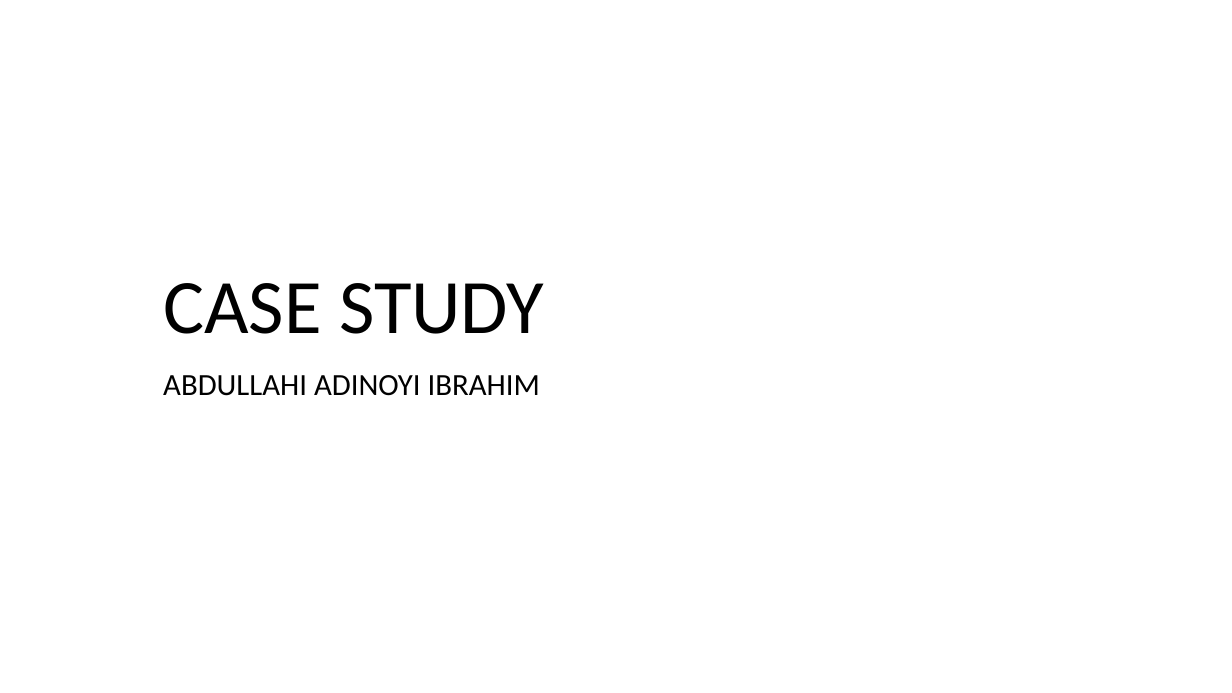
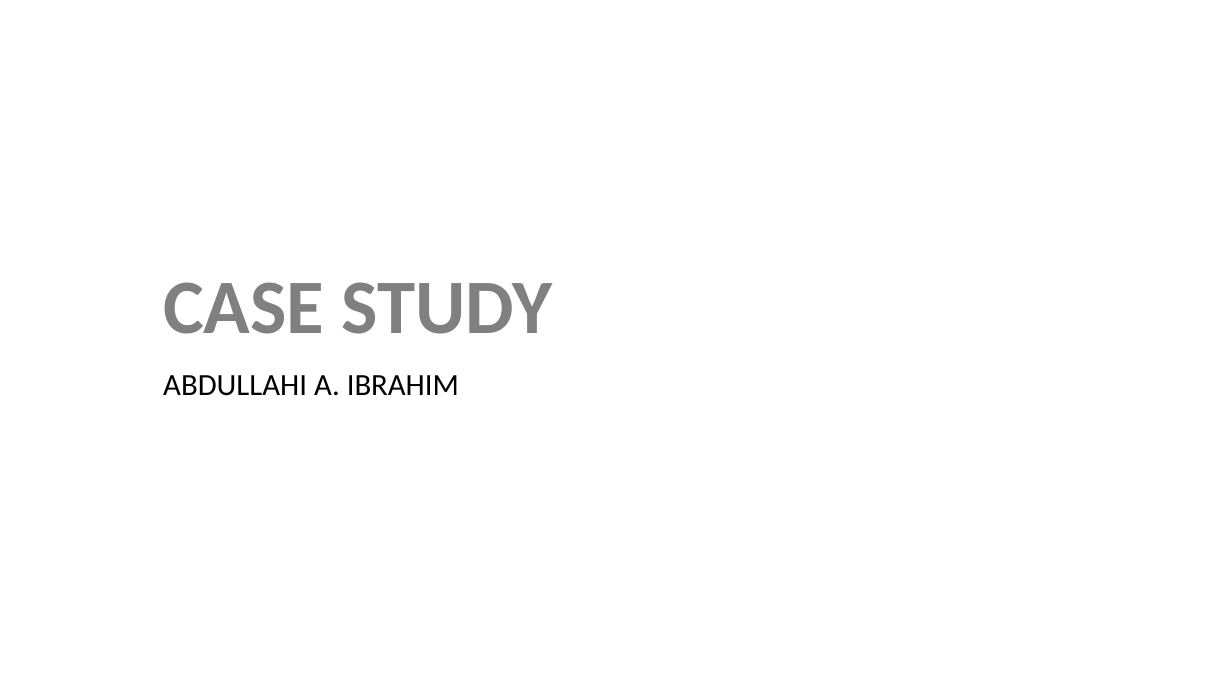
Before and after one commit to aadinoyiibrahim/income, a slide deck: slide 1 of slide/abdul_presentation.pptx. Drawn at 1232x693 pixels with LibreOffice and Linux fonts; fonts in the diff are those of the drawing. Boxes give left, top, right and bottom in pixels: in the first picture for what was removed or moved away, otherwise in the second. Text is boxed around its words. In the diff, an @@ line names an element or a change of style, - is before the commit and + after.

```diff
--- a/slide/abdul_presentation.pptx
+++ b/slide/abdul_presentation.pptx
@@ title "CASE STUDY" at <box>163,282,552,334</box>: text colour #000000 to #808080, bold on @@
@@ subtitle at <box>163,375,459,396</box>: text changed @@
-ABDULLAHI ADINOYI IBRAHIM
+ABDULLAHI A. IBRAHIM
```
Also in this commit, not shown: 6 other slides changed, 4 slides added, 3 slides removed, 7 other files.
